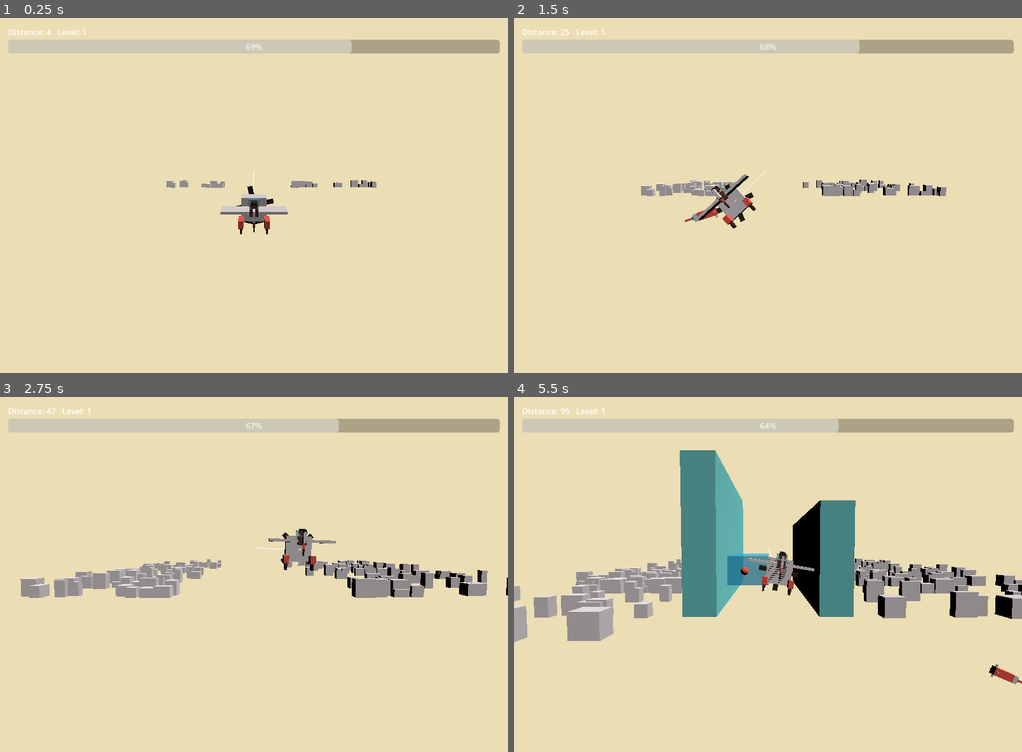
Above: before the commit, frames 1-4 (two rows, left to right).
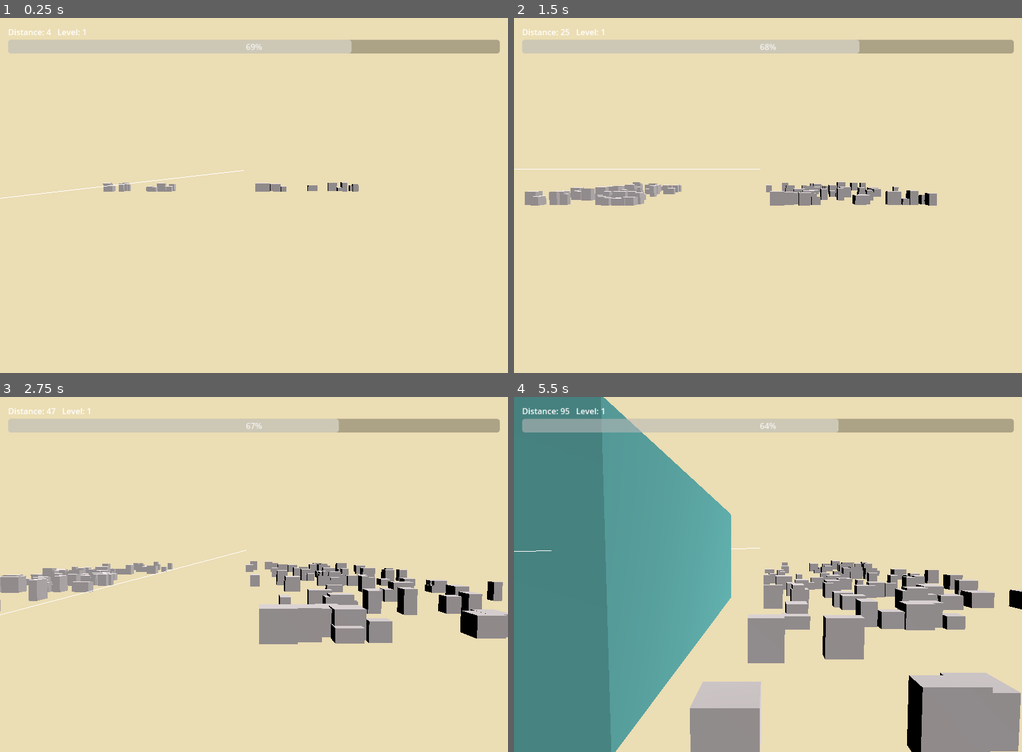
Above: after the commit, the same moments.

Repository: weathermanho/supercent
Game: Godot game, scene res://scenes/Main.tscn
Two runs of this game, one before a commit and one after it. Both use one fixed random seed, a clock stepped at 60 frames per second and the inputs below.
Inputs (mouse positions are in pixels of both pictures, inside the frame that each line leads up to):
- Up to frame 1 (0.25 s): no input
- Up to frame 2 (1.5 s): move the mouse to (879, 177) at 0.52 s; hold Right mouse button (fire_missle) 0.53-1.28 s; move the mouse to (666, 213) at 1.27 s; right-click (666, 213) at 1.35 s
- Up to frame 3 (2.75 s): move the mouse to (304, 496) at 2.02 s; hold Right mouse button (fire_missle) from 2.03 s (still down)
- Up to frame 4 (5.5 s): move the mouse to (742, 645) at 2.77 s; release Right mouse button (fire_missle) at 2.78 s; right-click (742, 645) at 2.85 s; move the mouse to (920, 627) at 3.52 s; hold Right mouse button (fire_missle) 3.53-4.28 s; move the mouse to (615, 521) at 4.27 s; right-click (615, 521) at 4.35 s; move the mouse to (793, 574) at 5.02 s; hold Right mouse button (fire_missle) from 5.03 s (still down)

The runs differ from the first frame. In frame 1, 1.6% of the frame differs, in the area x 0-75%, y 42-61%; in frame 2, 3.8%; in frame 3, 10%; in frame 4, 53%, in the area x 0-100%, y 0-100%.

Commit message:
feat(juice): camera shaker

Diff:
--- a/godot_project/scenes/Main.tscn
+++ b/godot_project/scenes/Main.tscn
@@ -1,6 +1,7 @@
-[gd_scene load_steps=2 format=3 uid="uid://115jun14vjho"]
+[gd_scene load_steps=3 format=3 uid="uid://115jun14vjho"]
 
 [ext_resource type="Script" path="res://scripts/Main.gd" id="1"]
+[ext_resource type="Script" path="res://scripts/CameraShaker.gd" id="2"]
 
 [node name="Main" type="Node3D"]
 script = ExtResource("1")
@@ -10,6 +11,9 @@
 fov = 50.0
 near = 0.1
 far = 10000.0
+
+[node name="Shaker" type="Node" parent="Camera3D"]
+script = ExtResource("2")
 
 [node name="HUD" type="CanvasLayer" parent="."]
 
--- /dev/null
+++ b/godot_project/scripts/CameraShaker.gd
@@ -0,0 +1,40 @@
+extends Node
+## Attach as child of a Camera3D. Call `shake(intensity, duration)` to add
+## random offsets to the camera's translation each frame for `duration` seconds.
+## The base transform is read once on entry and restored on exit, so this does
+## not interfere with whatever positions the camera (Main.gd sets it once at boot).
+
+@export var trauma_decay: float = 4.0  # how fast intensity decays per second
+
+var _camera: Camera3D
+var _base_position: Vector3
+var _trauma: float = 0.0   # current intensity (0..N)
+var _time_left: float = 0.0
+
+
+func _ready() -> void:
+	_camera = get_parent() as Camera3D
+	assert(_camera != null, "CameraShaker must be a child of Camera3D")
+	_base_position = _camera.position
+
+
+## Public API. Call repeatedly — uses max of (current, new) so it doesn't stack.
+func shake(intensity: float, duration: float) -> void:
+	_trauma = maxf(_trauma, intensity)
+	_time_left = maxf(_time_left, duration)
+
+
+func _process(delta: float) -> void:
+	if _time_left <= 0.0:
+		if _camera.position != _base_position:
+			_camera.position = _base_position
+		return
+
+	_time_left -= delta
+	_trauma = maxf(_trauma - trauma_decay * delta, 0.0)
+	var t: float = _trauma
+	_camera.position = _base_position + Vector3(
+		(randf() * 2.0 - 1.0) * t,
+		(randf() * 2.0 - 1.0) * t,
+		(randf() * 2.0 - 1.0) * t,
+	)
--- a/godot_project/scripts/Main.gd
+++ b/godot_project/scripts/Main.gd
@@ -18,6 +18,7 @@
 const PLANE_BASE_X := -100.0
 
 @onready var camera: Camera3D = $Camera3D
+@onready var shaker: Node = $Camera3D/Shaker
 @onready var hud: CanvasLayer = $HUD
 @onready var distance_label: Label = $HUD/Margin/VBox/DistanceLabel
 @onready var energy_bar: ProgressBar = $HUD/Margin/VBox/EnergyBar
